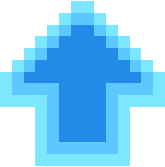
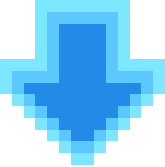
Revision of a layered 165 x 167 image; what changed, layer by layer:
painted on "Layer 1" over [0, 0, 165, 166]
